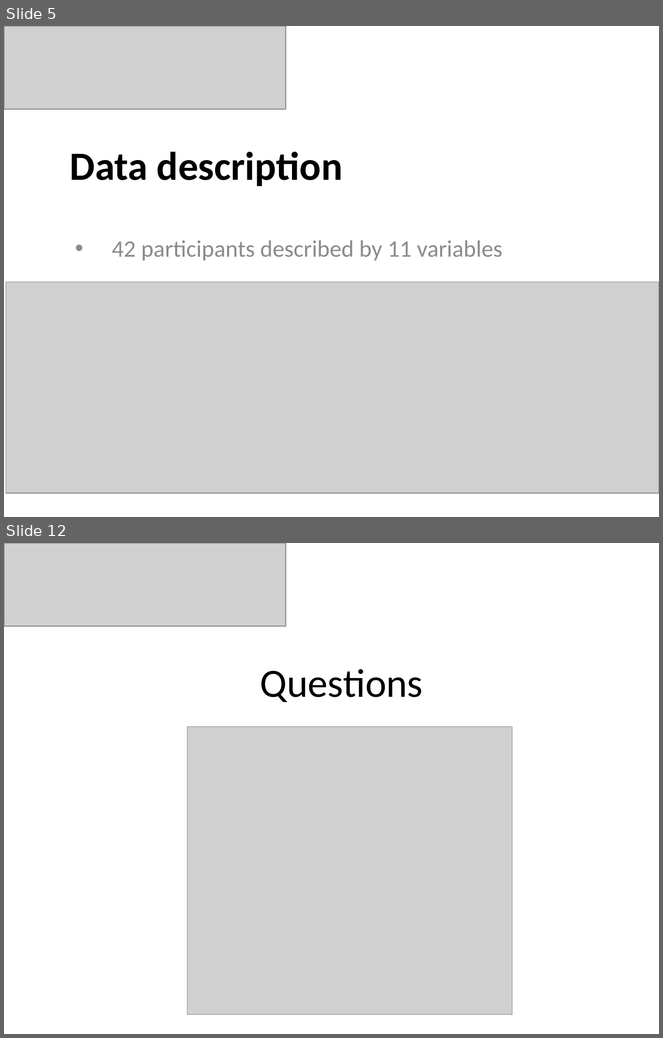
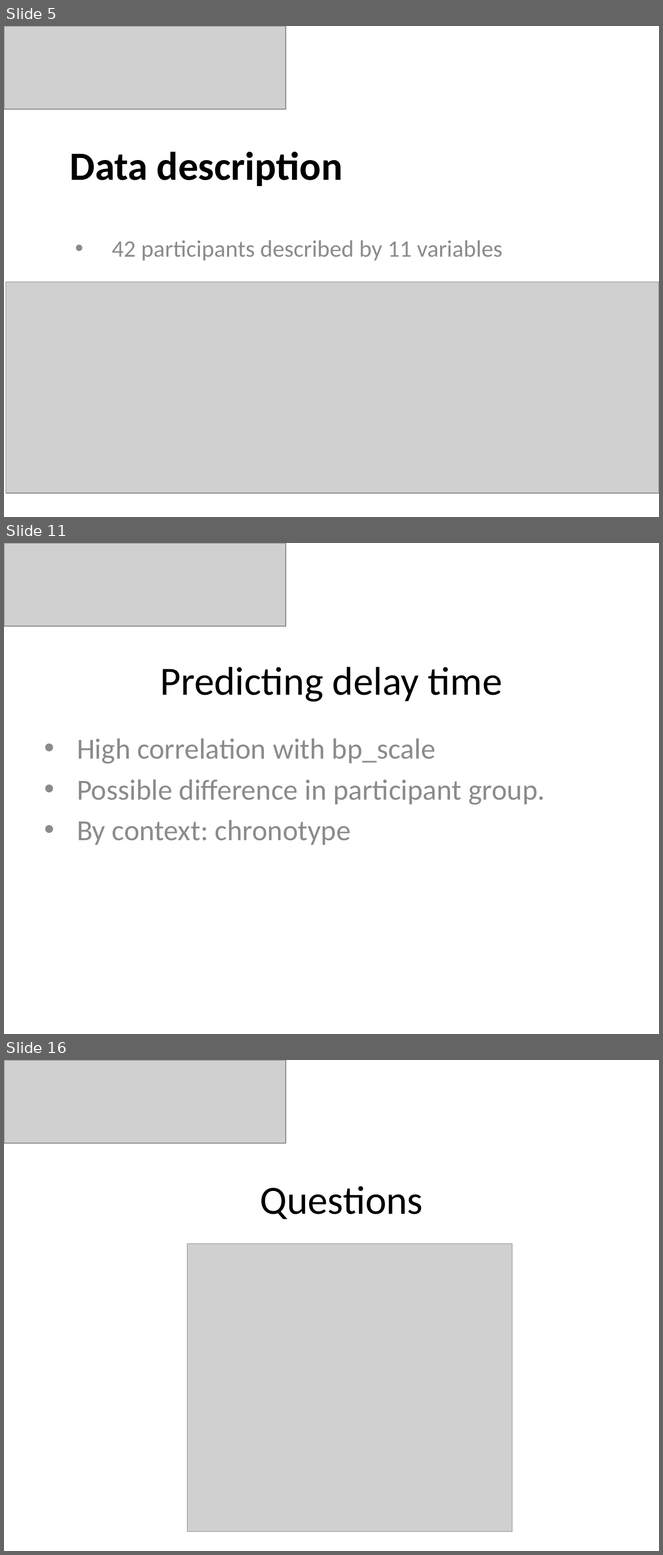
Before and after one commit to JesseSchouten/Project_Big_Data, a slide deck: Report/Presentation.pptx. Shown one above the other, each under a label of ours: slides 5 and 12 before the commit, slides 5, 11 and 16 after it; the slides between them are not shown. The pictures are 663x1038 and 663x1555 pixels, drawn with LibreOffice and Linux fonts; fonts in the diff are those of the drawing; grey boxes stand for pictures. Boxes give left, top, right and bottom in pixels: in the first picture for what was removed or moved away, otherwise in the second. Text is boxed around its words. In the diff, an @@ line names an element or a change of style, - is before the commit and + after.

```diff
--- a/Report/Presentation.pptx
+++ b/Report/Presentation.pptx
@@ slide 11 added at bbox=[4, 543, 659, 1034], background #FFFFFF @@
@@ picture added at bbox=[4, 543, 286, 626] @@
@@ title added at bbox=[160, 667, 503, 702], 44 pt, text #000000 @@
+Predicting delay time
@@ subtitle added at bbox=[77, 739, 545, 845], 32 pt, text #8C8C8C @@
+• High correlation with bp_scale
+• Possible difference in participant group.
+• By context: chronotype
@@ what was slide 12 is now slide 16 @@
```
Also in this commit, not shown: 3 slides changed, 8 other slides added, 5 slides removed, 1 other file.
